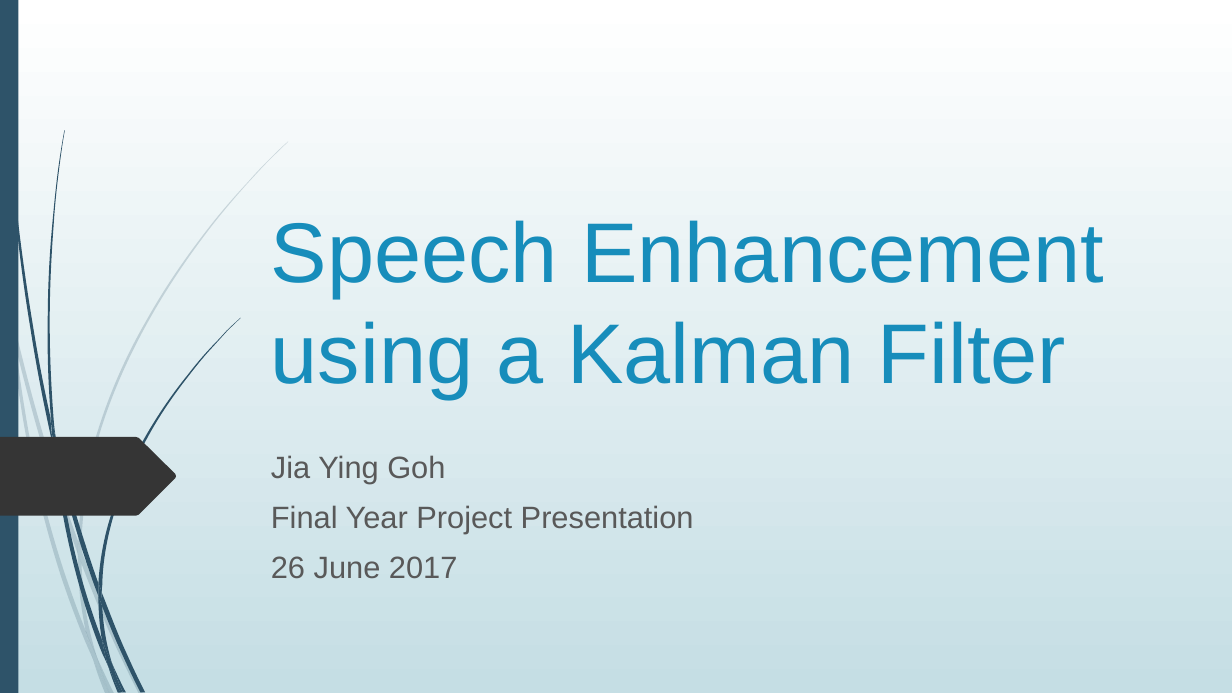
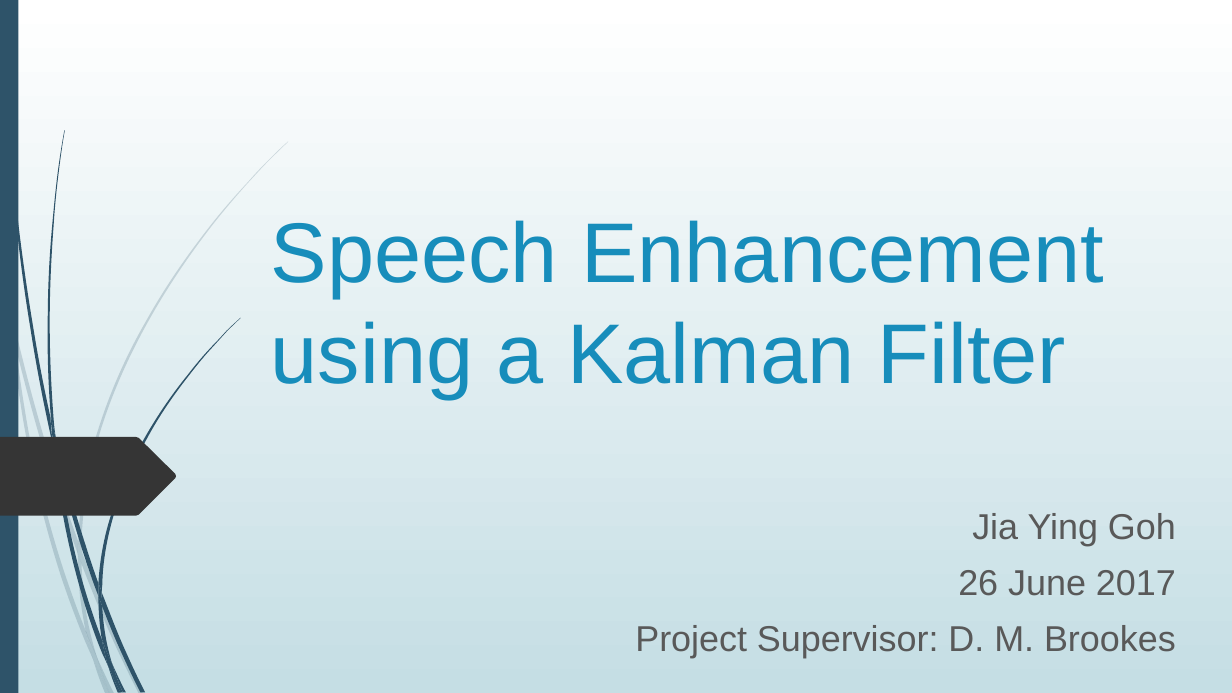
Before and after one commit to jygoh1/FinalYearProject, a slide deck: slide 1 of Presentation/draft_other.pptx. Drawn at 1232x693 pixels with LibreOffice and Linux fonts; fonts in the diff are those of the drawing. Boxes give left, top, right and bottom in pixels: in the first picture for what was removed or moved away, otherwise in the second. Text is boxed around its words. In the diff, an @@ line names an element or a change of style, - is before the commit and + after.

```diff
--- a/Presentation/draft_other.pptx
+++ b/Presentation/draft_other.pptx
@@ subtitle "Jia Ying Goh": place and size @@
-subtitle "Jia Ying Goh" at [271, 455, 694, 578]
+subtitle "Jia Ying Goh" at [635, 513, 1176, 658]
@@ subtitle at [271, 505, 694, 534]: paragraph removed @@
-Final Year Project Presentation
@@ subtitle at [958, 513, 1176, 596]: size 24 to 28 pt in "Jia Ying Goh", "26 June 2017"; alignment left to right @@
@@ subtitle at [635, 625, 1176, 658]: paragraph added @@
+Project Supervisor: D. M. Brookes
```
Also in this commit, not shown: 13 other slides changed, 4 slides removed, 4 other files.
